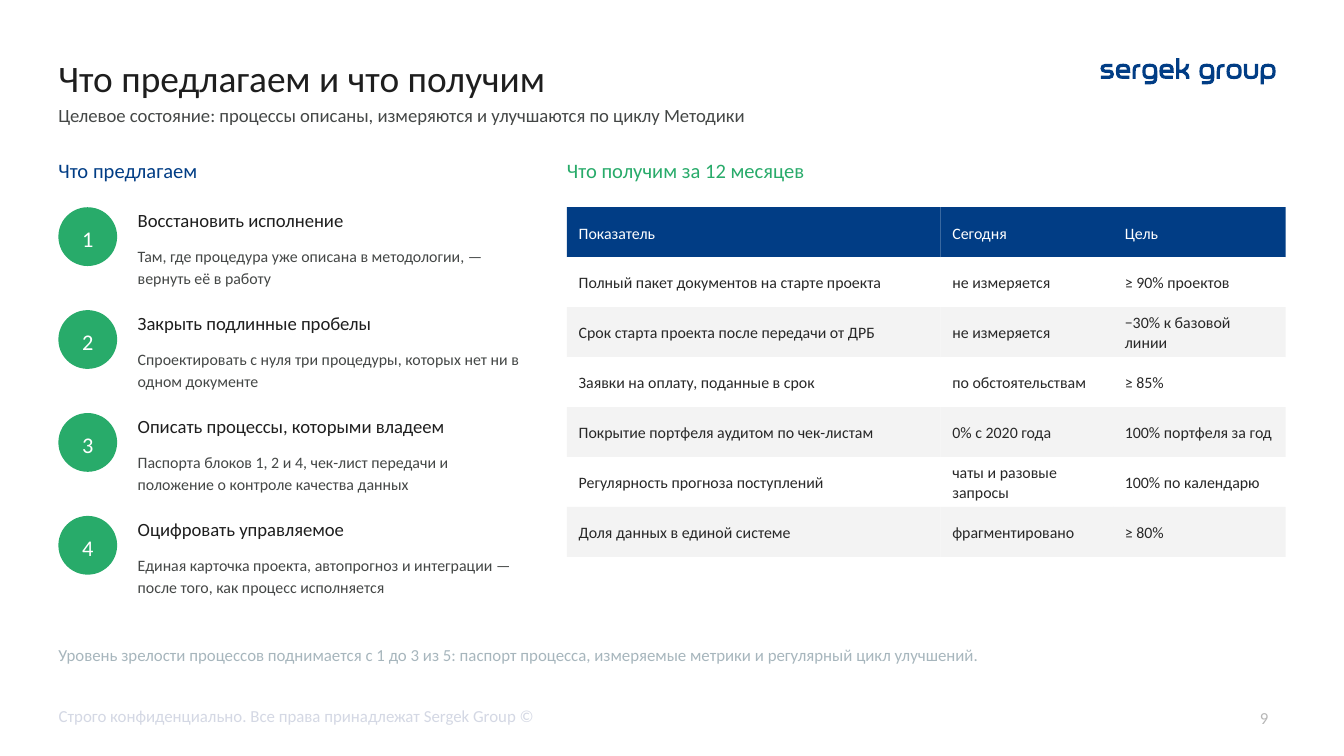
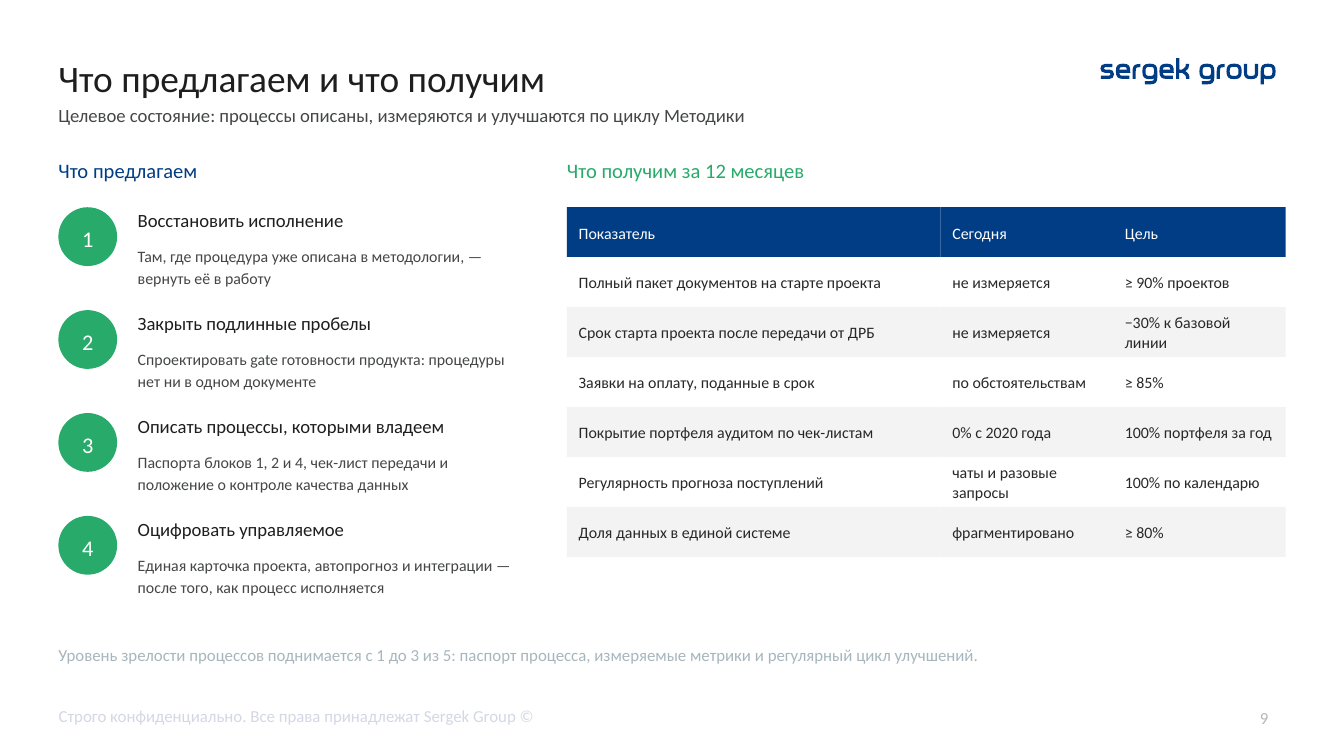
Before and after one commit to TemeshevProject/SG-DUP-Project, a slide deck: slide 9 of dup_project/02_Презентация/ДУП_Приоритеты_реинжиниринга_презентация.pptx. Drawn at 1344x756 pixels with LibreOffice and Linux fonts; fonts in the diff are those of the drawing. Boxes give left, top, right and bottom in pixels: in the first picture for what was removed or moved away, otherwise in the second. Text is boxed around its words. In the diff, an @@ line names an element or a change of style, - is before the commit and + after.

```diff
--- a/dup_project/02_Презентация/ДУП_Приоритеты_реинжиниринга_презентация.pptx
+++ b/dup_project/02_Презентация/ДУП_Приоритеты_реинжиниринга_презентация.pptx
@@ text at (138,354,505,390): text changed @@
-Спроектировать с нуля три процедуры, которых нет ни в одном документе
+Спроектировать gate готовности продукта: процедуры нет ни в одном документе
```
Also in this commit, not shown: 14 other slides changed, 2 other files.
